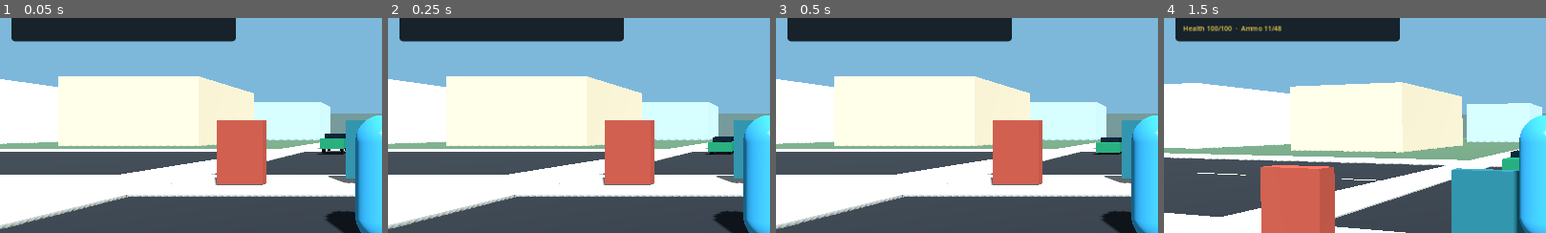
Above: before the commit, frames 1-4 (left to right).
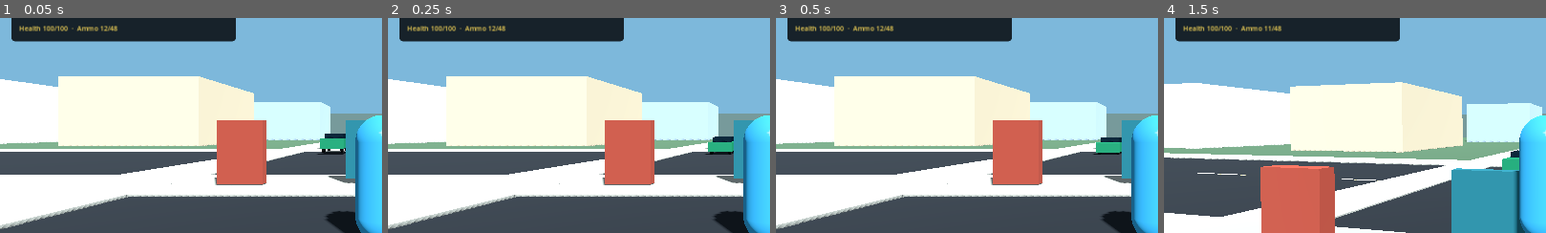
Above: after the commit, the same moments.

Repository: KenlikDev/sunshine-state
Game: Godot game, scene res://scenes/bootstrap/main.tscn
Same seed, same stepped clock (60 frames per second), same inputs: the game is played once before the commit and once after it.
Inputs (mouse positions are % of the whole screen's width and height, from its top left):
- Up to frame 1 (0.05 s): no input
- Up to frame 2 (0.25 s): no input
- Up to frame 3 (0.5 s): no input
- Up to frame 4 (1.5 s): tap E (interact) at 0.5 s; move the mouse to (55, 50) at 0.52 s; hold Right mouse button (aim_weapon) 0.53-1.28 s; hold W (move_forward) from 0.53 s (still down); tap Space (jump) at 0.77 s; move the mouse to (45, 50) at 1.27 s; click (45, 50) at 1.35 s
The pictures show only the part of the screen within x 0-50%, y 23-73%; the shares and areas given below are measured in that part.

The runs differ from the first frame. In frame 1, 0.5% of the frame differs, in the area x 5-31%, y 3-7%; in frame 2, 0.5%; in frame 3, 0.5%; in frame 4, nothing differs.

Commit message:
fix: initialize combat and wanted HUD after player binding

Diff:
--- a/scripts/ui/game_hud.gd
+++ b/scripts/ui/game_hud.gd
@@ -148,6 +148,8 @@
 		weapon_component.connect("ammo_changed", Callable(self, "_on_ammo_changed"))
 	_prompt_key = String(_player.call("get_current_interaction_prompt_key"))
 	_refresh_interaction_prompt()
+	_refresh_combat_status()
+	_refresh_wanted_status()
 
 
 func _unhandled_input(event: InputEvent) -> void:
